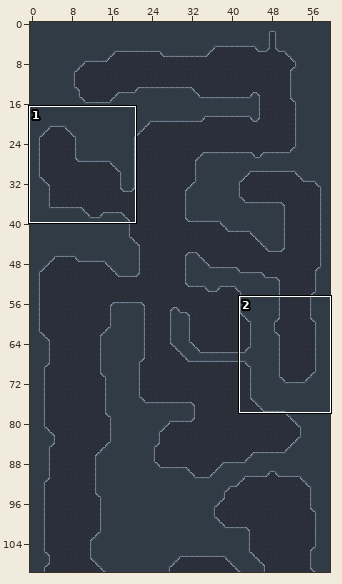
Two states of a Tiled map, assets/map/level00.tmx. The first picture is a wide view before the edit; the outline marks the close-up.
Close-up. Before the edit:
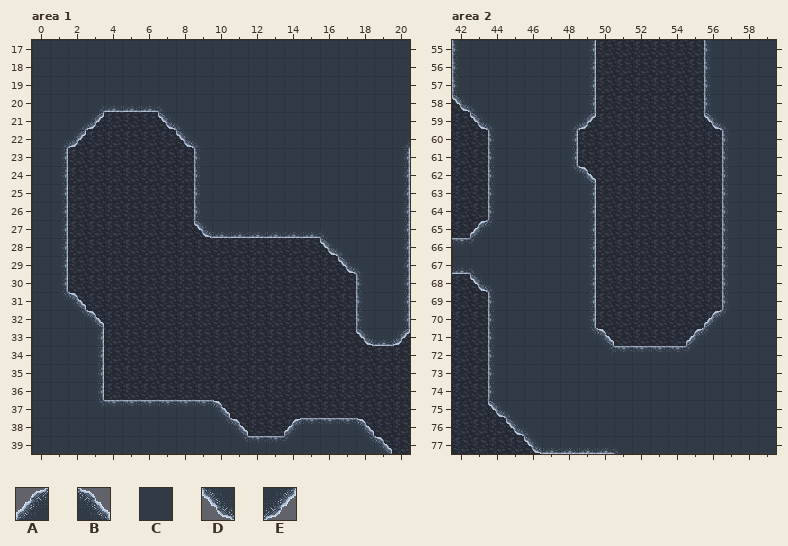
Cells are 32x32 px. Shown: area 1 x 0..20, y 17..39; area 2 x 42..59, y 55..77. The commit also changed other parts of the map, which this record leaves out.
Key: from "slopes": A 11, B 14, C 21, D 37, E 42.
_ is an empty cell, # one hidden under a higher layer.
Layers that did not change in this view are not listed.
Layer "background" before, area 1, first column x 0:
17 CCCCCCCCCCCCCCCCCCCCC
18 CCCCCCCCCCCCCCCCCCCCC
19 CCCCCCCCCCCCCCCCCCCCC
20 CCC#####CCCCCCCCCCCCC
21 CC#E___D#CCCCCCCCCCCC
22 C#E_____D#CCCCCCCCCC#
23 C#_______#CCCCCCCCCC#
24 C#_______#CCCCCCCCCC#
25 C#_______#CCCCCCCCCC#
26 C#_______#CCCCCCCCCC#
27 C#_______D#######CCC#
28 C#______________D#CC#
29 C#_______________D#C#
30 C#________________#C#
31 C#B_______________#C#
32 CC#B______________#C#
33 CCC#______________D#E
34 CCC#_________________
35 CCC#_________________
36 CCC#_________________
37 CCC#######B__________
38 CCCCCCCCCC#B__A###B__
39 CCCCCCCCCCC####CCC#B_
Once edited:
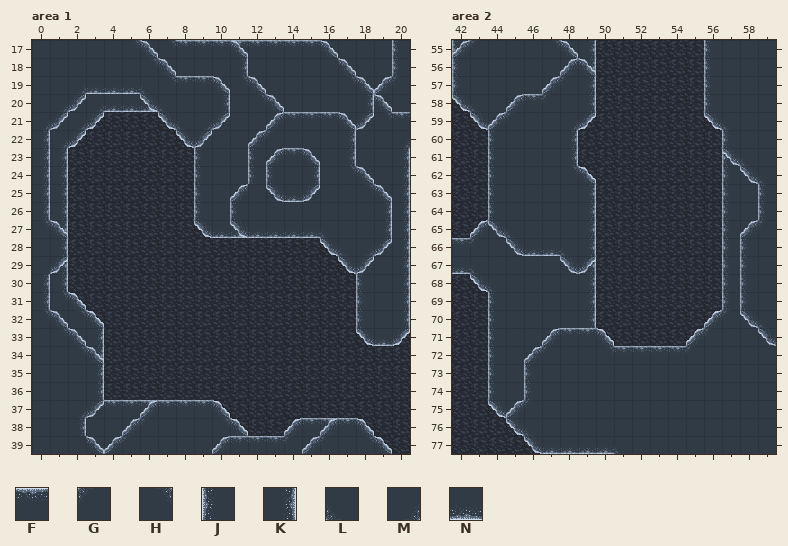
Further tiles: from "slopes": F 12, G 20, H 23, J 28, K 33, L 38, M 41, N 48.
Tiles of an added or newly shown layer are drawn over the layers below it.
Diff:
Layer "background", area 1:
y 17: x 5 C -> H; x 11 C -> F
y 18: x 6 C -> H
y 19: x 7 C -> H; x 11 C -> H
y 20: x 12 C -> H
y 21: x 13 C -> H
Layer "forground" (added), area 1:
y 17: x 6..16 ___________ -> BHFFFBFFFFB; x 20 _ -> J
y 18: x 7 _ -> B; x 11 _ -> K; x 17 _ -> B; x 20 _ -> J
y 19: x 2..6 _____ -> MNNNL; x 8..10 ___ -> FFB; x 12 _ -> B; x 17..20 ____ -> HBAG
y 20: x 1..2 __ -> ME; x 6 _ -> D; x 10 _ -> K; x 13 _ -> B; x 18..19 __ -> KB
y 21: x 0..1 __ -> ME; x 9..10 __ -> ME; x 13..20 ________ -> AFFFBEHF
y 22: x 0 _ -> K; x 9 _ -> E; x 12..13 __ -> AG; x 17 _ -> K
y 23: x 0 _ -> K; x 12..15 ____ -> JAFB; x 17 _ -> K
y 24: x 0 _ -> K; x 12..13 __ -> JJ; x 15 _ -> K; x 17..18 __ -> HB
y 25: x 0 _ -> K; x 11 _ -> A; x 13..15 ___ -> DNE; x 18..19 __ -> HB
y 26: x 0 _ -> K; x 11 _ -> J; x 19 _ -> K
y 27: x 0..1 __ -> HB; x 11 _ -> D; x 19 _ -> K
y 28: x 18..19 __ -> ME
y 29: x 1 _ -> E; x 18 _ -> E
y 30..31: x 0 _ -> K
y 32: x 0..1 __ -> HB
y 33: x 1..2 __ -> HB
y 34: x 2..3 __ -> HB
y 37: x 2..3 __ -> ME; x 6 _ -> A
y 38: x 2 _ -> K; x 5..6 __ -> AG; x 16 _ -> A
y 39: x 3..5 ___ -> BAG; x 10..11 __ -> AF; x 15..16 __ -> AG
Layer "forground" (added), area 2:
y 55: x 42..43 __ -> AG; x 47..48 __ -> HB
y 56: x 48..49 __ -> AB
y 57: x 47..48 __ -> AG
y 58: x 45..47 ___ -> AFG
y 59: x 44..45 __ -> AG
y 61: x 57..58 __ -> DL
y 62: x 58..59 __ -> DL
y 63..64: x 59 _ -> J
y 65: x 44..45 __ -> DL; x 58..59 __ -> AG
y 66: x 45..48 ____ -> DNNL; x 58 _ -> J
y 67: x 48..49 __ -> DE; x 58 _ -> J
y 68..69: x 58 _ -> J
y 70: x 58..59 __ -> DL
y 71: x 47..49 ___ -> AFF; x 59 _ -> D
y 72: x 46..47 __ -> AG
y 73..74: x 46 _ -> J
y 75: x 45..46 __ -> AG
